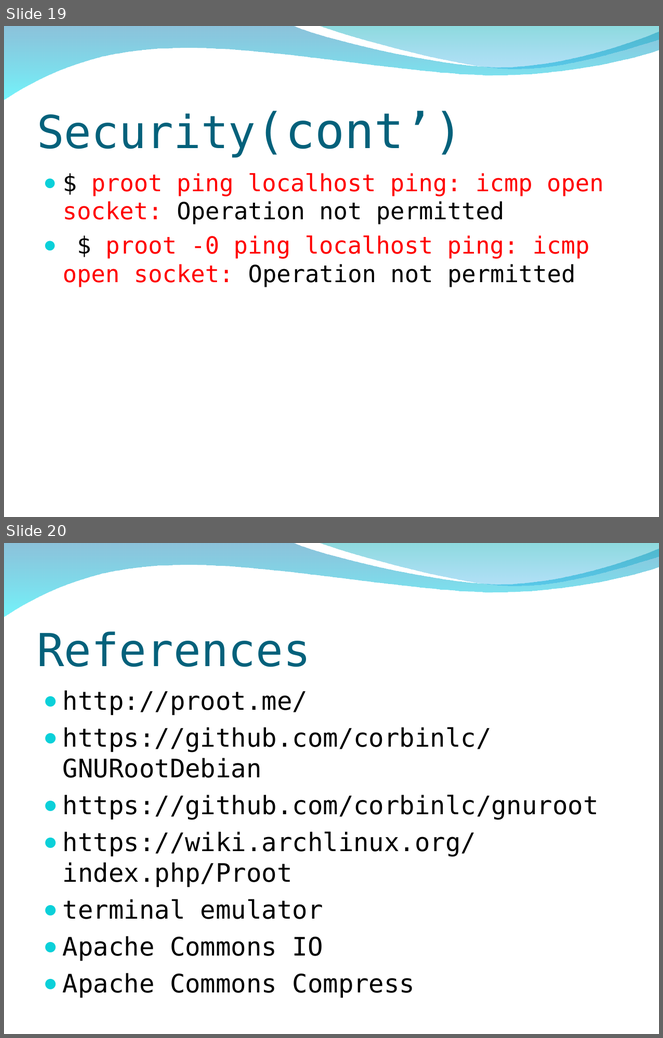
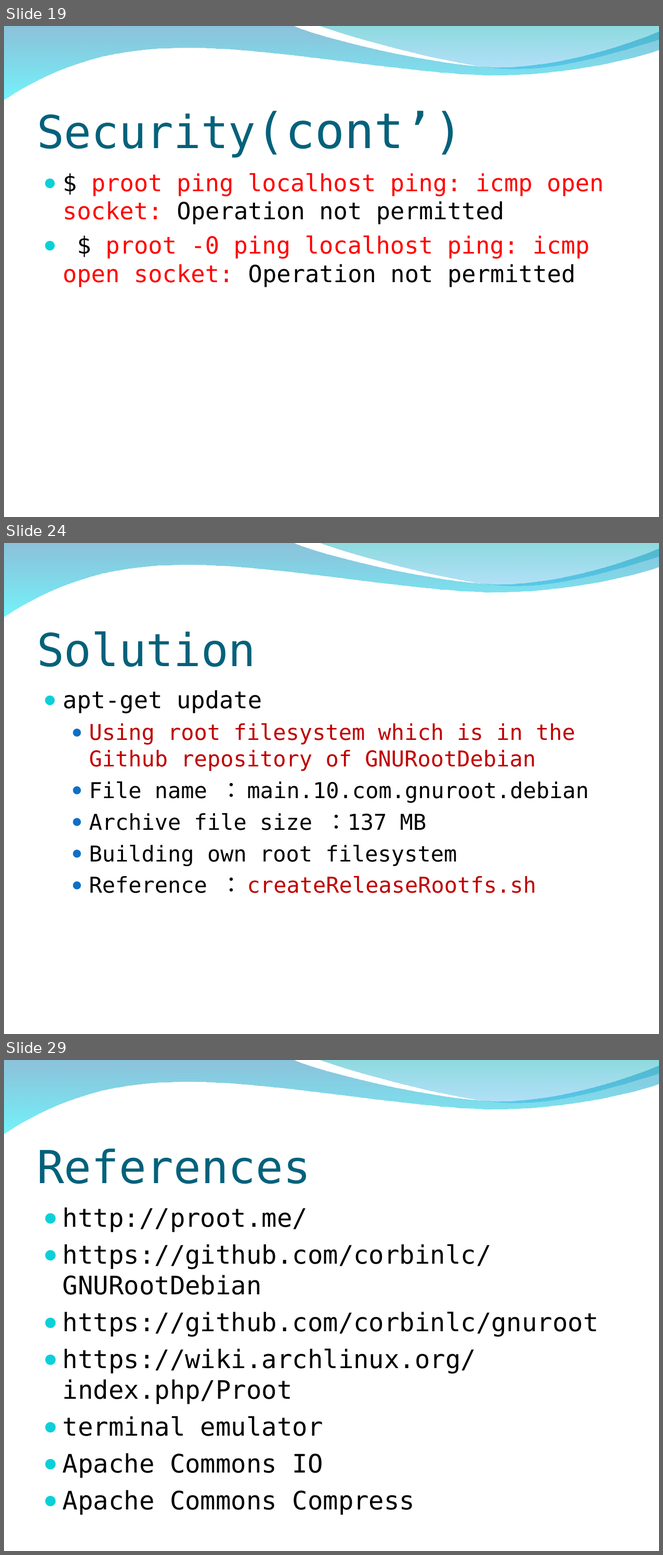
Before and after one commit to peter279k/regular_meeting, a slide deck: Proot.ppt. Shown one above the other, each under a label of ours: slides 19 and 20 before the commit, slides 19, 24 and 29 after it; the slides between them are not shown. The pictures are 663x1038 and 663x1555 pixels, drawn with LibreOffice and Linux fonts; fonts in the diff are those of the drawing; background and template pictures are left out. Boxes give left, top, right and bottom in pixels: in the first picture for what was removed or moved away, otherwise in the second. Text is boxed around its words. In the diff, an @@ line names an element or a change of style, - is before the commit and + after.

Commit message:
add launch root filesystem problems and solution

```diff
--- a/Proot.ppt
+++ b/Proot.ppt
@@ slide 24 added at [4, 543, 659, 1034], background picture (left out); not listed: 2 template elements that a slide beside it also shows @@
@@ title added at [37, 631, 256, 667], 50 pt, text #04617B @@
+Solution
@@ text added at [63, 690, 589, 893], 24 pt, text #000000 @@
+● apt-get update
+  ● Using root filesystem which is in the Github repository of GNURootDebian
+  ● File name ： main.10.com.gnuroot.debian
+  ● Archive file size ：137 MB
+  ● Building own root filesystem
+  ● Reference ： createReleaseRootfs.sh
@@ what was slide 20 is now slide 29 @@
```
Also in this commit, not shown: 2 slides changed, 8 other slides added.
